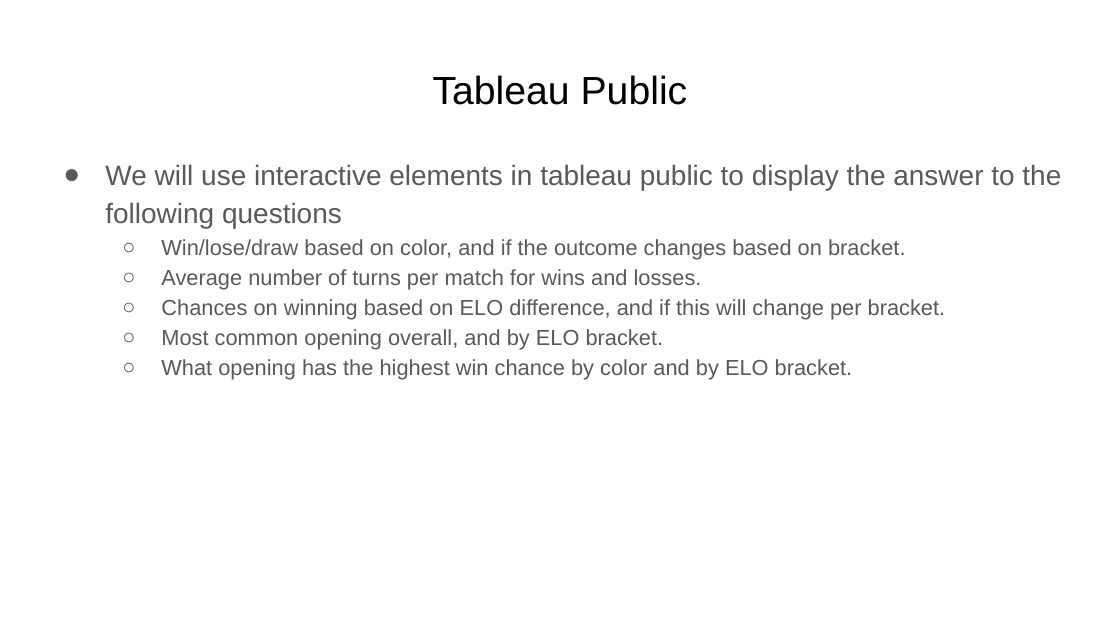
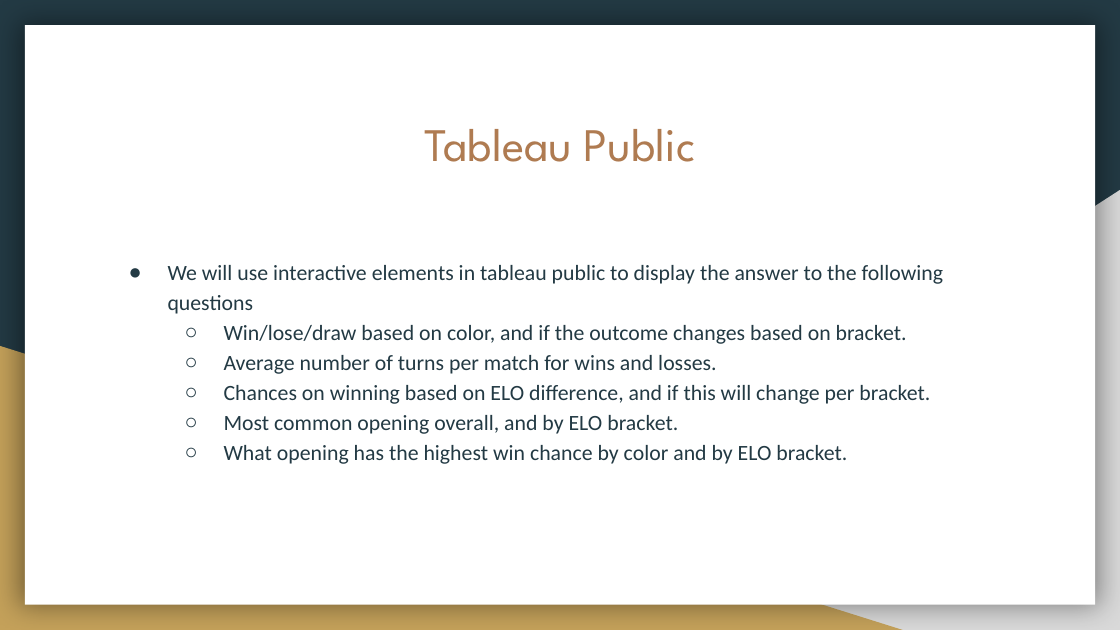
Before and after one commit to Nveatch/Chess_Games_Group_Analysis, a slide deck: slide 12 of Group_1_Presentation.pptx (slide 11 before the commit). Drawn at 1120x630 pixels with LibreOffice and Linux fonts; fonts in the diff are those of the drawing. Boxes give left, top, right and bottom in pixels: in the first picture for what was removed or moved away, otherwise in the second. Text is boxed around its words. In the diff, an @@ line names an element or a change of style, - is before the commit and + after.

```diff
--- a/Group_1_Presentation.pptx
+++ b/Group_1_Presentation.pptx
@@ background #FFFFFF to #233A44 @@
@@ rectangle added at (25,26,1095,605), fill #FFFFFF @@
@@ title "Tableau Public": place and size @@
-title "Tableau Public" at (433,75,688,105)
+title "Tableau Public" at (424,129,695,162)
@@ title "Tableau Public" at (424,129,695,162): size 25.2 to 30 pt, font Arial to League Spartan, text colour #000000 to #AF7B51 @@
@@ right triangle added at (439,190,1120,630), fill #D9D9D9 @@
@@ text "We will use interactive elements ...": place and size @@
-text "We will use interactive elements ..." at (105,164,1061,380)
+text "We will use interactive elements ..." at (168,265,943,464)
@@ text "We will use interactive elements ..." at (168,265,943,464): size 18 to 14 pt in "We will use interactive elements in tableau ..."; font Arial to Calibri, text colour #595959 to #233A44; indent changed; bullet colour #595959 to #233A44 @@
@@ right triangle added at (0,346,903,630), fill #C4A15A @@
```
Also in this commit, not shown: 18 other slides changed, 1 slide added.
